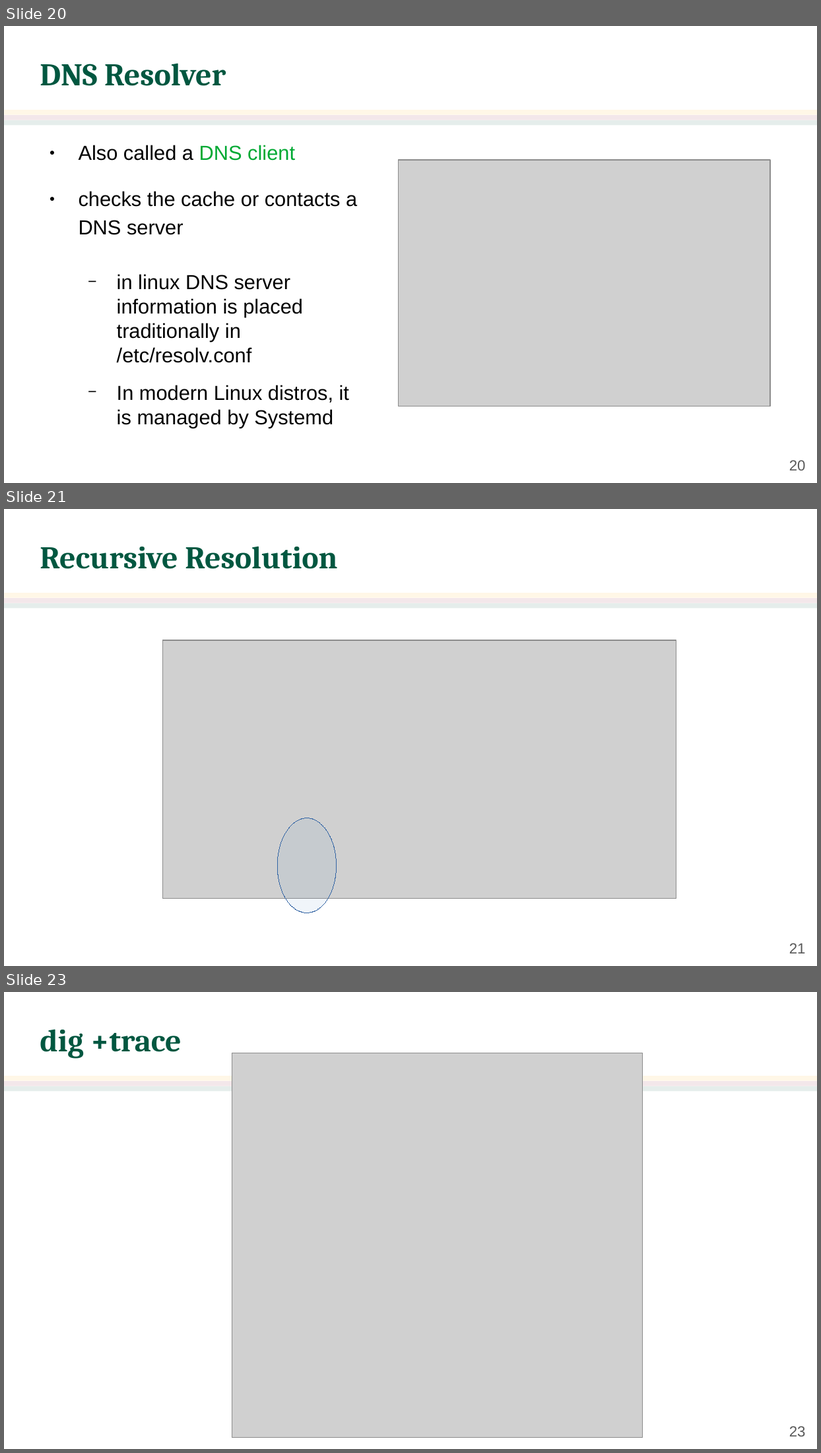
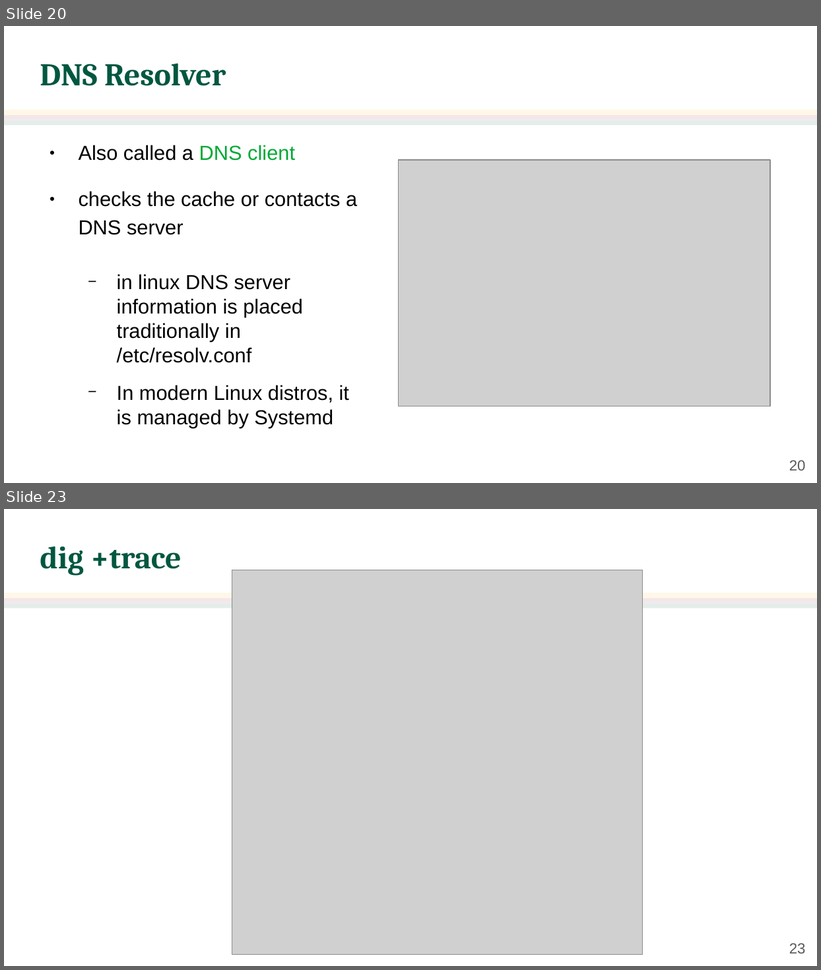
Before and after one commit to jachermocilla/extra-course-materials, a slide deck: cmsc137/slides-rsm/CMSC 137 - 23 - Domain Name System.odp. Shown one above the other, each under a label of ours: slides 20, 21 and 23 before the commit, slides 20 and 23 after it; the slides between them are not shown. The pictures are 821x1453 and 821x970 pixels, drawn with LibreOffice and Linux fonts; fonts in the diff are those of the drawing; grey boxes stand for pictures; background and template pictures are left out. Boxes give left, top, right and bottom in pixels: in the first picture for what was removed or moved away, otherwise in the second. Text is boxed around its words. In the diff, an @@ line names an element or a change of style, - is before the commit and + after.

```diff
--- a/cmsc137/slides-rsm/CMSC 137 - 23 - Domain Name System.odp
+++ b/cmsc137/slides-rsm/CMSC 137 - 23 - Domain Name System.odp
@@ slide 21 removed at (4, 509, 817, 966), background #FFFFFF; not listed: 3 template elements that a slide beside it also shows @@
@@ title removed at (40, 546, 337, 569) @@
-Recursive Resolution
@@ picture removed at (162, 641, 677, 899) @@
@@ ellipse removed at (277, 818, 337, 913) @@
@@ page number removed at (789, 943, 806, 954) @@
-21
```
Also in this commit, not shown: 1 slide changed, 2 slides added, 1 other slide removed, 1 other file.
